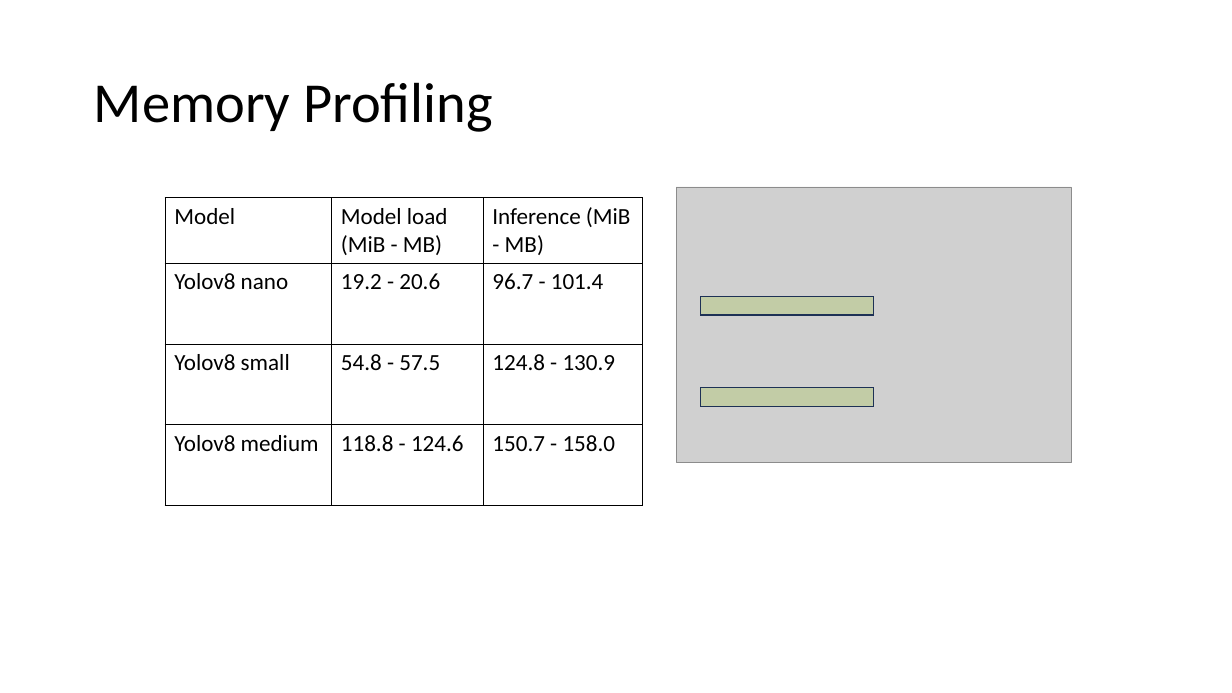
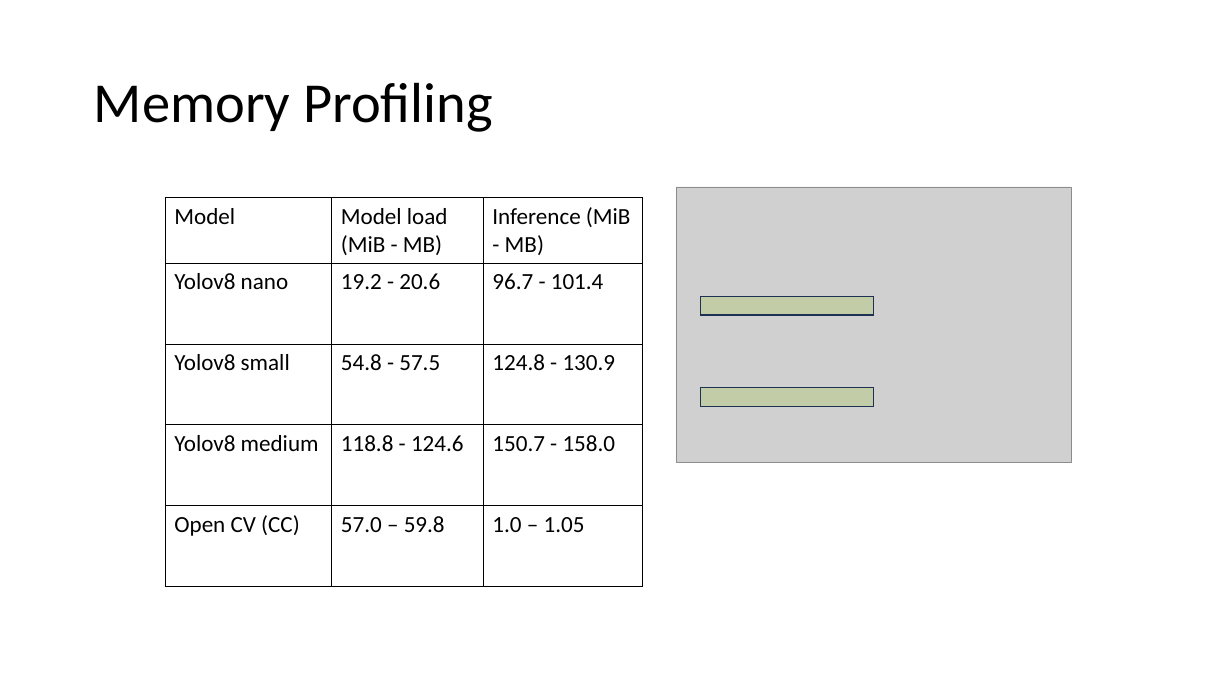
Before and after one commit to UWO-Aero-Design/computer-vision, a slide deck: slide 2 of machine learning algorithms/code/data presentation.pptx. Drawn at 1232x693 pixels with LibreOffice and Linux fonts; fonts in the diff are those of the drawing; grey boxes stand for pictures. Boxes give left, top, right and bottom in pixels: in the first picture for what was removed or moved away, otherwise in the second. Text is boxed around its words. In the diff, an @@ line names an element or a change of style, - is before the commit and + after.

Commit message:
heurisitic profiling

```diff
--- a/machine learning algorithms/code/data presentation.pptx
+++ b/machine learning algorithms/code/data presentation.pptx
@@ table at (165,198,642,586) @@
+row 5: Open CV (CC) | 57.0 – 59.8 | 1.0 – 1.05
```
Also in this commit, not shown: 1 other slide changed, 2 other files.
